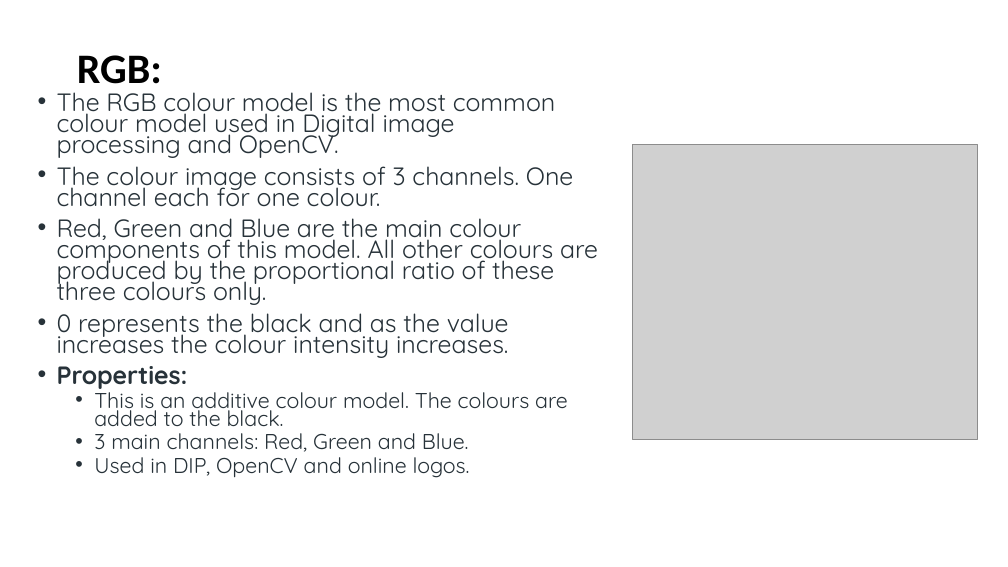
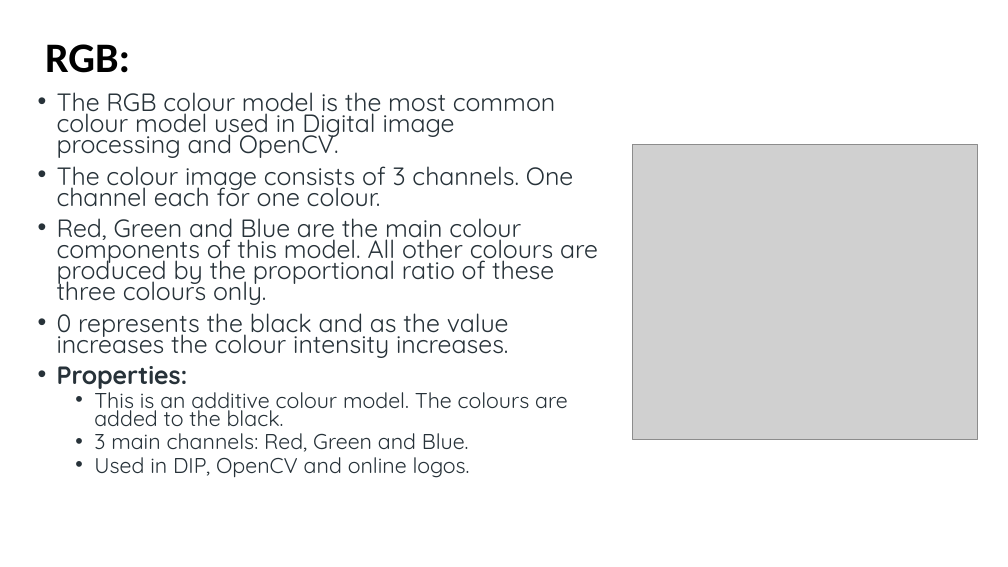
Before and after one commit to CodeBlocker007/DigitalImageProcessing, a slide deck: slide 4 of DigitalImageFundamentals.pptx. Drawn at 1008x567 pixels with LibreOffice and Linux fonts; fonts in the diff are those of the drawing; grey boxes stand for pictures. Boxes give left, top, right and bottom in pixels: in the first picture for what was removed or moved away, otherwise in the second. Text is boxed around its words. In the diff, an @@ line names an element or a change of style, - is before the commit and + after.

Commit message:
Alignment Modifications

```diff
--- a/DigitalImageFundamentals.pptx
+++ b/DigitalImageFundamentals.pptx
@@ title "RGB:" rewrapped from [77,55,162,94] to [45,44,130,73] @@
```
Also in this commit, not shown: 3 other slides changed.
